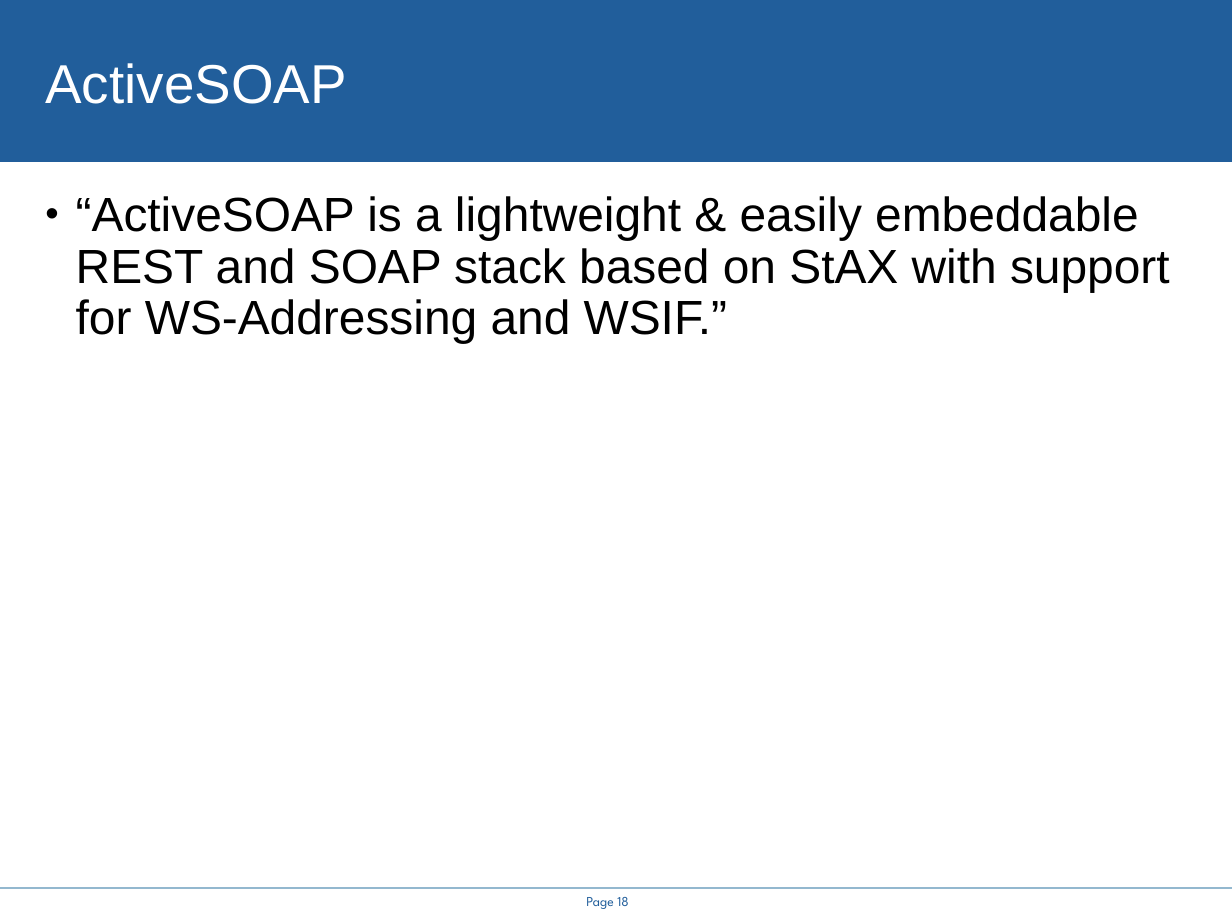
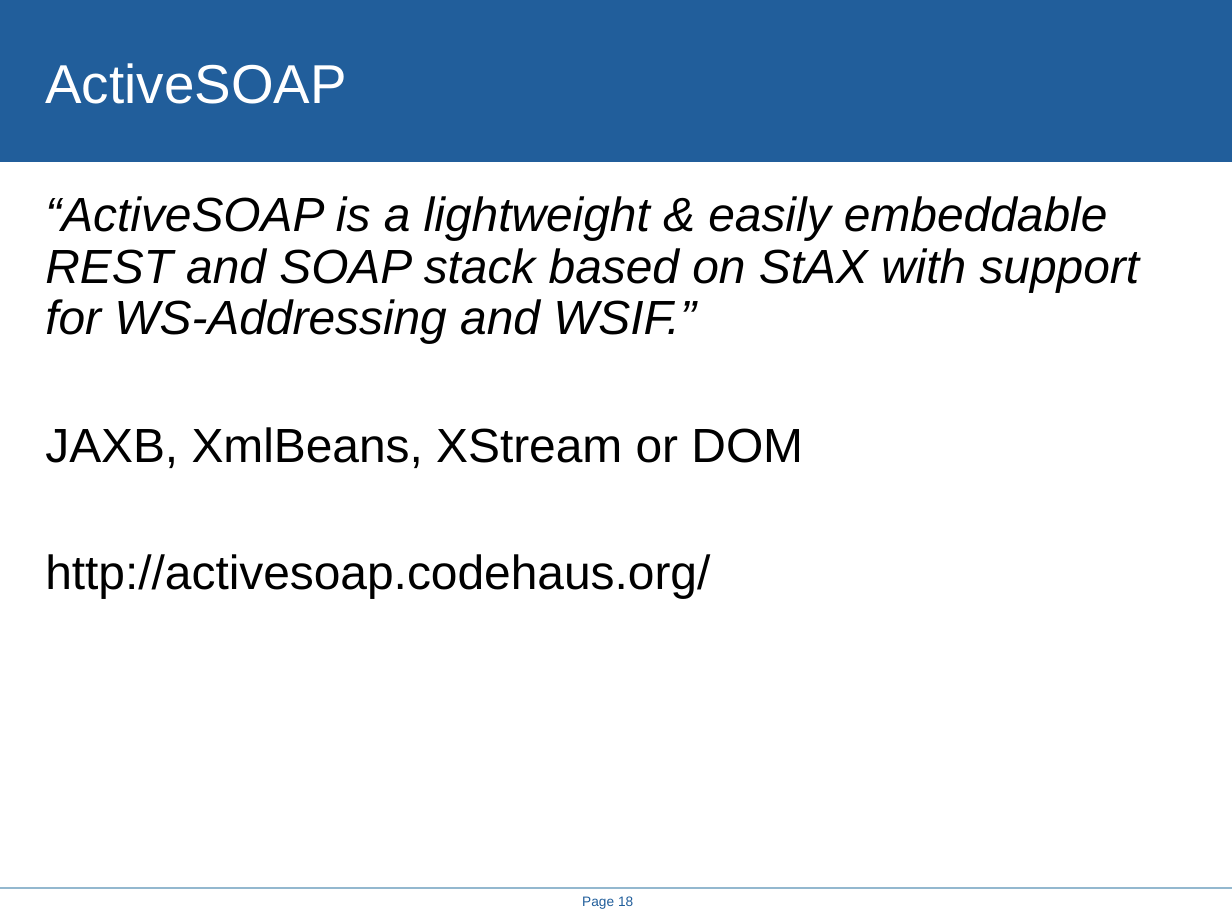
Before and after one commit to steveloughran/smartfrog, a slide deck: slide 18 of projects/alpine/doc/icws2005/rethinking_the_java_SOAP_stack.ppt. Drawn at 1232x924 pixels with LibreOffice and Linux fonts; fonts in the diff are those of the drawing; background and template pictures are left out. Boxes give left, top, right and bottom in pixels: in the first picture for what was removed or moved away, otherwise in the second. Text is boxed around its words. In the diff, an @@ line names an element or a change of style, - is before the commit and + after.

```diff
--- a/projects/alpine/doc/icws2005/rethinking_the_java_SOAP_stack.ppt
+++ b/projects/alpine/doc/icws2005/rethinking_the_java_SOAP_stack.ppt
@@ text at (x1=45, y1=196, x2=1140, y2=344): italic on in "“ActiveSOAP is a lightweight & easily embeddable ..."; bullet • to none @@
@@ text at (x1=45, y1=427, x2=803, y2=598): paragraphs added @@
+JAXB, XmlBeans, XStream or DOM
+http://activesoap.codehaus.org/
@@ page number at (x1=582, y1=896, x2=633, y2=909): font League Spartan to Arial @@
```
Also in this commit, not shown: 14 other slides changed, 4 slides added, 4 slides removed, 8 other files.
